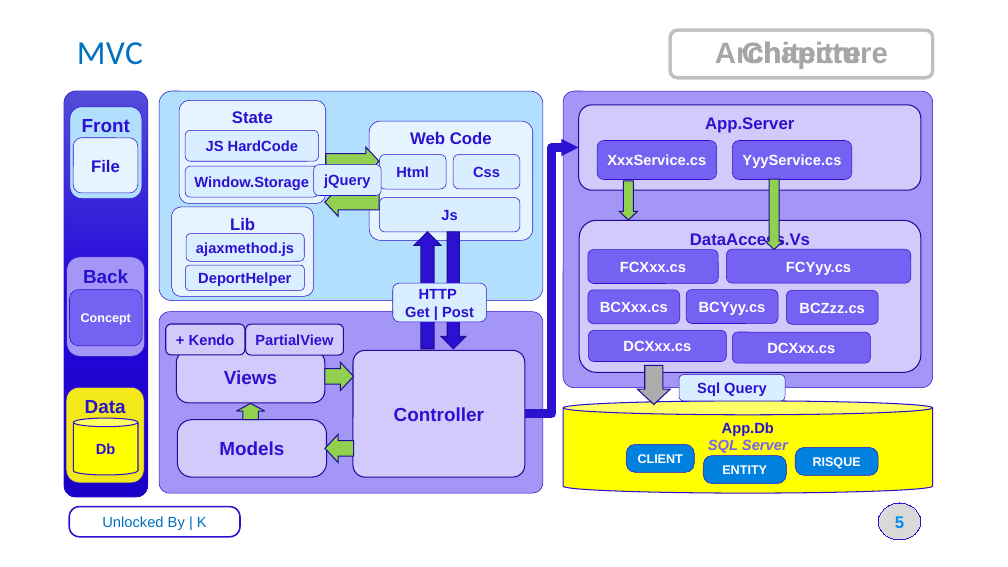
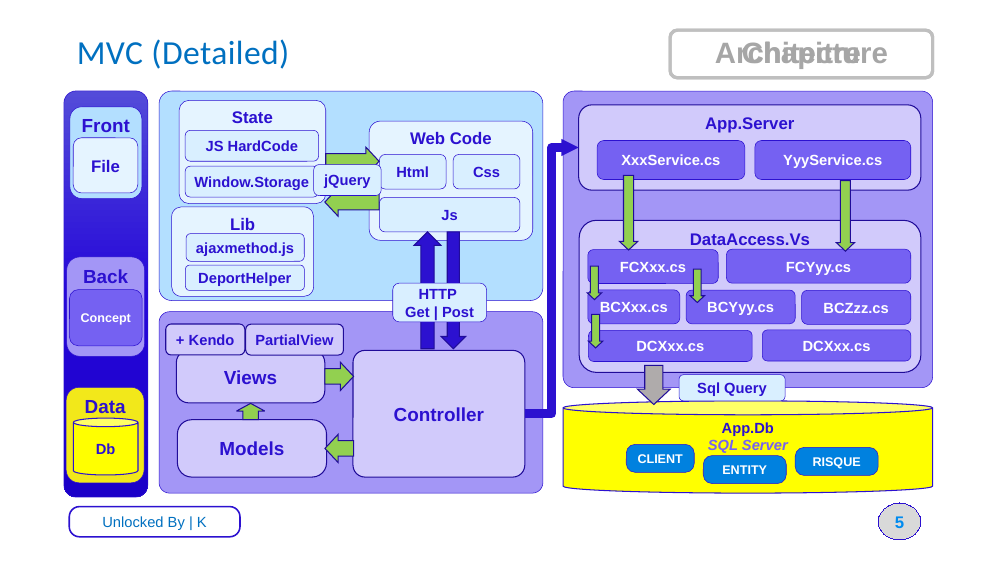
Before and after one commit to Winderbueno/_Doc, a slide deck: slide 5 of _Ref/_Architecture.pptx. Drawn at 1008x567 pixels with LibreOffice and Linux fonts; fonts in the diff are those of the drawing. Boxes give left, top, right and bottom in pixels: in the first picture for what was removed or moved away, otherwise in the second. Text is boxed around its words. In the diff, an @@ line names an element or a change of style, - is before the commit and + after.

```diff
--- a/_Ref/_Architecture.pptx
+++ b/_Ref/_Architecture.pptx
@@ title at [77,39,289,69]: text changed @@
-MVC
+MVC (Detailed)
@@ rounded rectangle "XxxService.cs": place and size @@
-rounded rectangle "XxxService.cs" at [597,141,717,180]
+rounded rectangle "XxxService.cs" at [597,141,745,180]
@@ rounded rectangle "YyyService.cs": place and size @@
-rounded rectangle "YyyService.cs" at [733,141,852,180]
+rounded rectangle "YyyService.cs" at [755,141,911,180]
@@ down arrow: place and size @@
-down arrow at [619,181,637,220]
+down arrow at [619,175,638,250]
@@ down arrow: place and size @@
-down arrow at [765,179,783,250]
+down arrow at [836,181,854,251]
@@ down arrow added at [588,266,602,299], fill #92D050, outline #210D9A 1 pt @@
@@ down arrow added at [690,269,705,302], fill #92D050, outline #210D9A 1 pt @@
@@ rounded rectangle "BCYyy.cs": place and size @@
-rounded rectangle "BCYyy.cs" at [687,290,779,324]
+rounded rectangle "BCYyy.cs" at [687,290,796,324]
@@ rounded rectangle "BCZzz.cs": place and size @@
-rounded rectangle "BCZzz.cs" at [786,290,879,324]
+rounded rectangle "BCZzz.cs" at [802,290,910,324]
@@ down arrow added at [588,315,603,348], fill #92D050, outline #210D9A 1 pt @@
@@ rounded rectangle "DCXxx.cs": place and size @@
-rounded rectangle "DCXxx.cs" at [588,330,726,361]
+rounded rectangle "DCXxx.cs" at [588,330,752,361]
@@ rounded rectangle "DCXxx.cs": place and size @@
-rounded rectangle "DCXxx.cs" at [733,332,870,363]
+rounded rectangle "DCXxx.cs" at [762,330,910,361]
```
Also in this commit, not shown: 3 other slides changed, 1 slide added, 1 other file.
